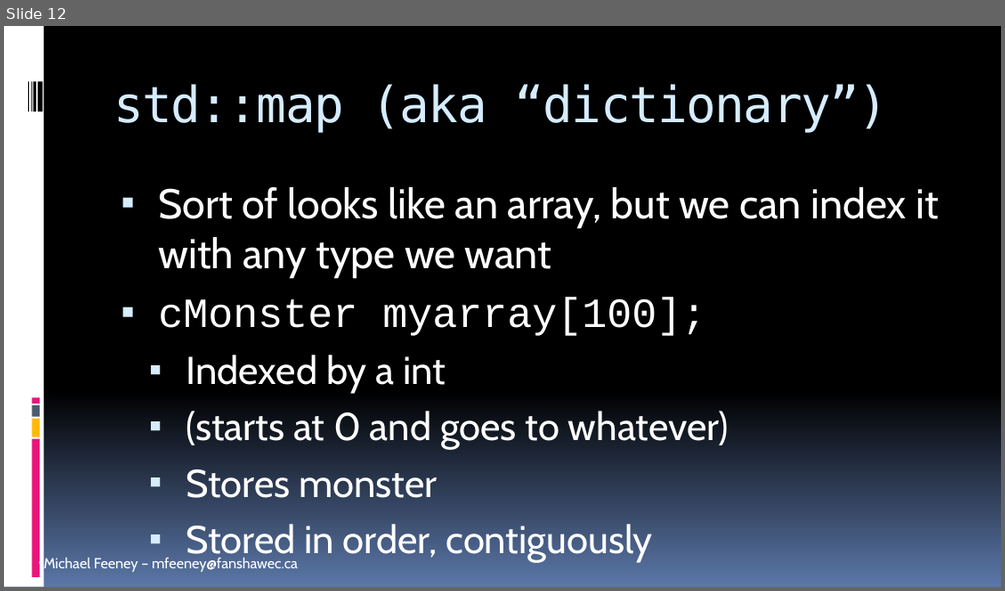
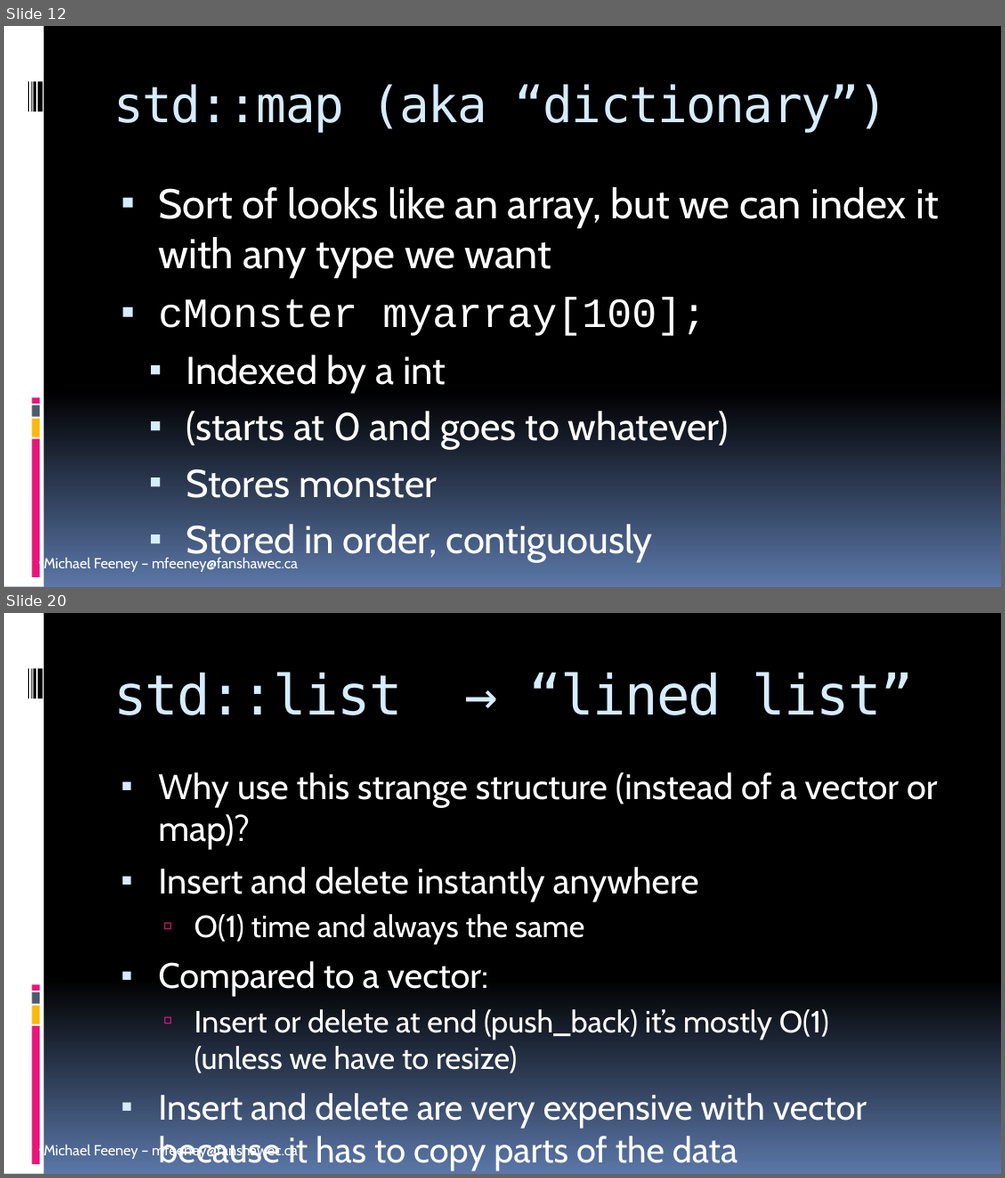
Before and after one commit to FeeneyCodes/GDP202425, a slide deck: 6044_FramPat/D2D/W01/INFO_6044_Engine_F24_W01D02_STL_Containers_1.pptx. Shown one above the other, each under a label of ours: slide 12 before the commit, slides 12 and 20 after it; the slides between them are not shown. The pictures are 1005x591 and 1005x1178 pixels, drawn with LibreOffice and Linux fonts; fonts in the diff are those of the drawing. Boxes give left, top, right and bottom in pixels: in the first picture for what was removed or moved away, otherwise in the second. Text is boxed around its words. In the diff, an @@ line names an element or a change of style, - is before the commit and + after.

```diff
--- a/6044_FramPat/D2D/W01/INFO_6044_Engine_F24_W01D02_STL_Containers_1.pptx
+++ b/6044_FramPat/D2D/W01/INFO_6044_Engine_F24_W01D02_STL_Containers_1.pptx
@@ slide 20 added at (x1=4, y1=613, x2=1001, y2=1174), background gradient #000000 to #5B77A8; not listed: 10 template elements that a slide beside it also shows @@
@@ title added at (x1=113, y1=672, x2=914, y2=715), 40 pt, text #D6ECFF @@
+std::list → “lined list”
@@ text added at (x1=158, y1=772, x2=938, y2=1170), 25.5 pt, text #FFFFFF @@
+▪ Why use this strange structure (instead of a vector or map)?
+▪ Insert and delete instantly anywhere
+  ▫ O(1) time and always the same
+▪ Compared to a vector:
+  ▫ Insert or delete at end (push_back) it’s mostly O(1)
+    (unless we have to resize)
+▪ Insert and delete are very expensive with vector because it has to copy parts of the data
```
Also in this commit, not shown: 7 other slides added, 12 other files.
